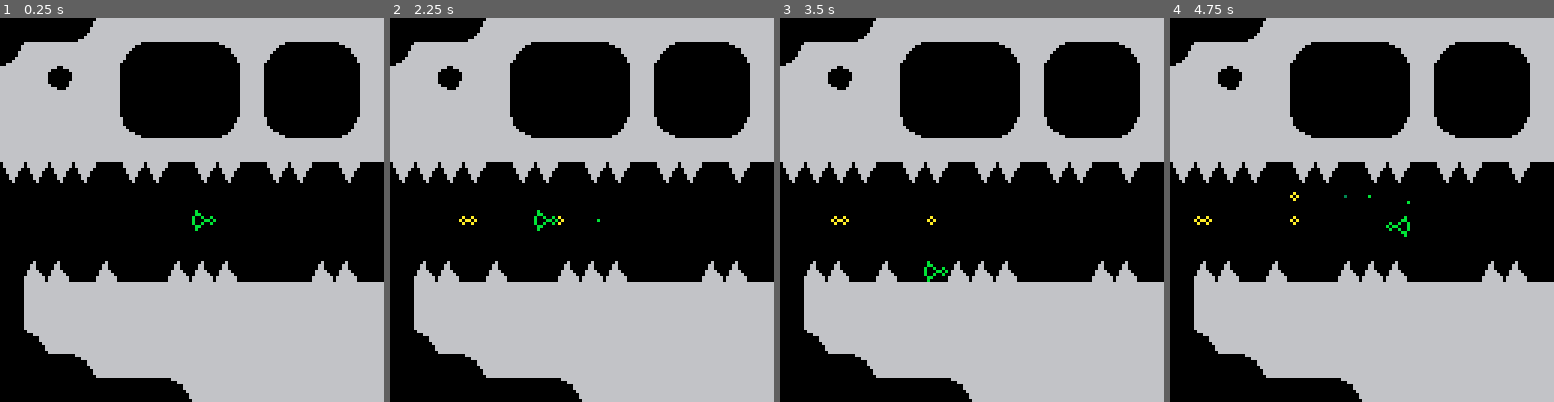
Above: before the commit, frames 1-4 (left to right).
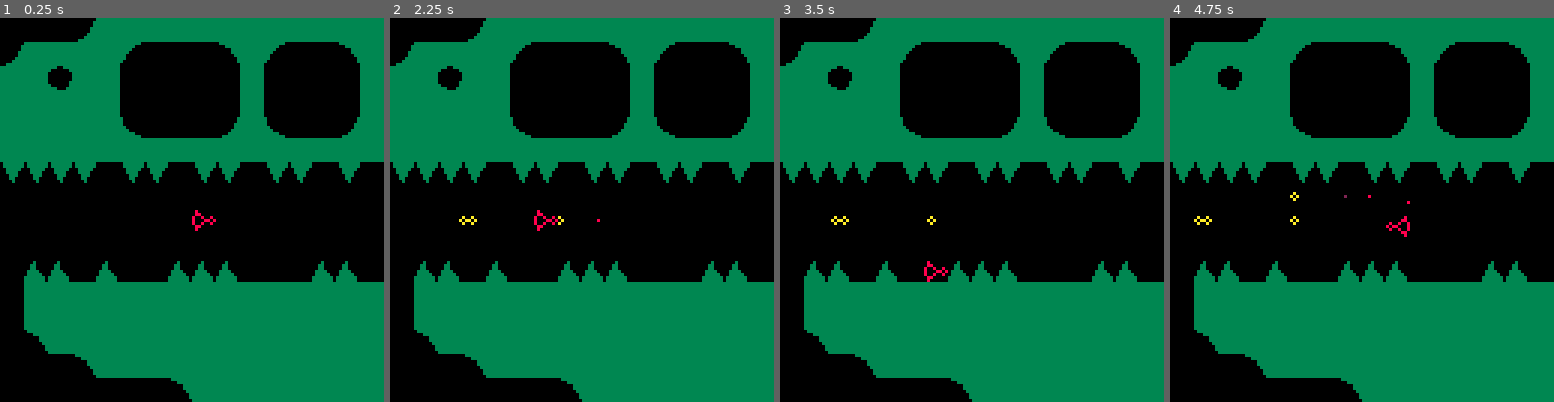
Above: after the commit, the same moments.

Repository: alxgnon/pico-8
Game: PICO-8 cartridge waheronaute.p8
Same seed, same stepped clock (60 frames per second), same inputs: the game is played once before the commit and once after it.
Inputs:
- Up to frame 1 (0.25 s): no input
- Up to frame 2 (2.25 s): tap O (Z key) at 0.33, 0.7, 1.43, 2.22 s; tap X (X key) at 1.07, 2.07 s; hold Left from 1.97 s (still down)
- Up to frame 3 (3.5 s): release Left at 2.37 s; tap X (X key) every 0.33 s from 2.4 to 3.4 s; hold Down 2.42-2.82 s; hold Right from 2.87 s (still down); tap O (Z key) at 3.1 s
- Up to frame 4 (4.75 s): release Right at 3.53 s; hold Up 3.58-4.08 s; tap X (X key) every 0.33 s from 3.73 to 4.73 s; tap O (Z key) at 3.98 s; hold Right 4.13-4.53 s; hold Down from 4.58 s (still down)

The runs differ from the first frame. In frame 1, 51% of the frame differs, in the area x 0-100%, y 0-100%; in frame 2, 51%; in frame 3, 51%; in frame 4, 51%.

Commit message:
wahero art revamp

Diff:
--- a/waheronaute.p8
+++ b/waheronaute.p8
@@ -203,7 +203,7 @@
 
 function player.draw(a)
 	local x, y = a.x, a.y
-	if a.hp>0
+	if a.hp > 0
 	and a.hurt and a.hurt>0 then
 		line(x+1,y-2,x+a.hp,y-2,8)
 	end
@@ -348,9 +348,9 @@
 	, draw =
 	function(a)
 		if a.t < 6 then
-			pset(a.x, a.y, 3)
+			pset(a.x, a.y, 2)
 		else
-			pset(a.x, a.y, 11)
+			pset(a.x, a.y, 8)
 		end
 	end
 	}
@@ -683,24 +683,24 @@
 
 
 __gff__
-0006060206060606060606000000000000000000000000000000000000000000000000000000000000000000000000000000000000000000000000000000000000000001000000000000000000000000000000010000000000000000000000000000000000000000000000000000000000000000000000000000000000000000
+0006060206060606060606060606060606000000000000000000000000000000000000000000000000000000000000000000000000000000000000000000000000000001000000000000000000000000000000010000000000000000000000000000000000000000000000000000000000000000000000000000000000000000
 0000000000000000000000000000000000000000000000000000000000000000000000000000000000000000000000000000000000000000000000000000000000000000000000000000000000000000000000000000000000000000000000000000000000000000000000000000000000000000000000000000000000000000
 __map__
 0000030801010101010101010101010101010101010101010101010101010101010101010101010101010101010101010101010101010101010101010101010101010101010101010101010101010101010101010101010101010101010101010101010101010101010101010101010101010101010101010101010101010101
-0801010101090000000a010900000a0101030301030301030301030301030301010000010000010000010000010000010100000000000000000000000000000101000000000000000000000000000001010000000000000000000000000000010100000000000000000000000000000101000000000000000000000000000001
+0801010101090000000a010900000a01010e0f010e0f010e0f010e0f010e0f01010000010000010000010000010000010100000000000000000000000000000101000000000000000000000000000001010000000000000000000000000000010100000000000000000000000000000101000000000000000000000000000001
 0101040101000000000001000000000101010101010101010101010101010101010101010101010101010101010101010100000000000000000000000000000101000000000000000000000000000001010000000000000000000000000000010100000000000000000000000000000101000001000000000000000000000001
 0101010101000000000001000000000101000000000000000000000000000001010000000000000000000000000000010100000000000000000000000000000101000000000000000000000000000001010000000000000000000000000000010100000000000000000000000000000101000001010000000000000101000001
 0101010101070000000801070000080101000000000000000043000000000001010000000000000000000000000000010100000000000000000000000000000101000000000000000000000000000001010000000000000000000000000000010100000000000000000000000000000101000000010101000000010100000001
-0101010101010101010101010101010101000000000000000000004300000101010000000000000000000000000000010100000000000000000000000000000101000000000000000000000000000001010000000000000000000000000000010100000000000000000000000000000101000000000001000001010000000001
+0101010101010101010101010101010101000000000000000000004300000c01010000000000000000000000000000010100000000000000000000000000000101000000000000000000000000000001010000000000000000000000000000010100000000000000000000000000000101000000000001000001010000000001
 0606060600060600060600060600060000000000000000000000000000000200000000000000000000000000000001010100000000000000000000000000000101000000000000000000000000000001010000000000000000000000000000010100000000000000000000000000000101000000000000000000000000000001
 0300000000000000000000000000000000000000000000000000000000000200000000000000000000000000000002000000000000000000000000000000000101000000000000000000000000000001010000000000000000000000000000010100000000000000000000000000000101000001010100000000000101000001
 0300000000000000000000000000000000000000000000000000000000000200000000000000000000000000000002000000000000000000000000000000000101000000000000000000000000000000000000000000000000000000000000010100000000000000000000000000000101000000000100000000010100000001
-0300000000000000000000000000000000000000000000000000004300000101010000000000000000000000000002000000000000000000000000000000000101000000000000000000000000000000000000000000000000000000000000010100000000000000000000000000000101000000000000000000000000000001
+0300000000000000000000000000000000000000000000000000004300001001010000000000000000000000000002000000000000000000000000000000000101000000000000000000000000000000000000000000000000000000000000010100000000000000000000000000000101000000000000000000000000000001
 0305050005000005050500000005050000000000000000000043000000000001010000000000000000000000000001010100000000000000000000000000000101000000000000000000000000000000000000000000000000000000000000010100000000000000000000000000000101000101000000000000000000000001
 0301010101010101010101010101010101000000000000000000000000000001010000000000000000000000000000010100000000000000000000000000000101000000000000000000000000000001010000000000000000000000000000010100000000000000000000000000000101000101010000000000000000000001
 0301010101010101010101010101010101000000000000000000000000000001010000000000000000000000000000010100000000000000000000000000000101000000000000000000000000000001010000000000000000000000000000010100000000000000000000000000000101000000000101010101010100000001
-030a010101010101010101010101010101010100000000000000000000010101010000000000000000000000000000010100000000000000000000000000000101000000000000000000000000000001010000000000000000000000000000010100000000000000000000000000000101000000000000000000000000000001
-0300000a01010101010101010101010101030100000000000000000000010301010000000000000000000000010000010100000000000000000000000000000101000000000000000000000000000001010000000000000000000000000000010100000000000000000000000000000101000000000000000000000000000001
+030a010101010101010101010101010101010b000000000000000000000c0101010000000000000000000000000000010100000000000000000000000000000101000000000000000000000000000001010000000000000000000000000000010100000000000000000000000000000101000000000000000000000000000001
+0300000a010101010101010101010101010d0100000000000000000000010d01010000000000000000000000010000010100000000000000000000000000000101000000000000000000000000000001010000000000000000000000000000010100000000000000000000000000000101000000000000000000000000000001
 030303030303030a010101010101010101010101010101010101010101010101010101010101010101010101010101010101010101010000000001010101010101010101010101000000010101010101010101010101010000000101010101010101010101010000000101010101010101010101010100000001010101010101
 0101010101010101010101010101010101010101010101010101010101010101010101010101010101010101010101010101010101010000000001010101010101010101010101000000010101010101010101010101010000000101010101010101010101010000000101010101010101010101010100000001010101010101
 0100000000000000000000000000000101000000000000000000000000000001010000000000000000000000000000010100000000000000000000000000000101000000000000000000000000000001010000000000000000000000000000010100000000000000000000000000000101000000000000000000000000000001
Not shown, changed: 23 lines of the sprite sheet (__gfx__) section of waheronaute.p8
